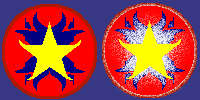
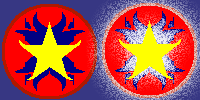
Before/after of a 200×100 layered artwork. What changed in the layer stack:
pixels changed over [86, 0, 200, 100] (layer not identified)
